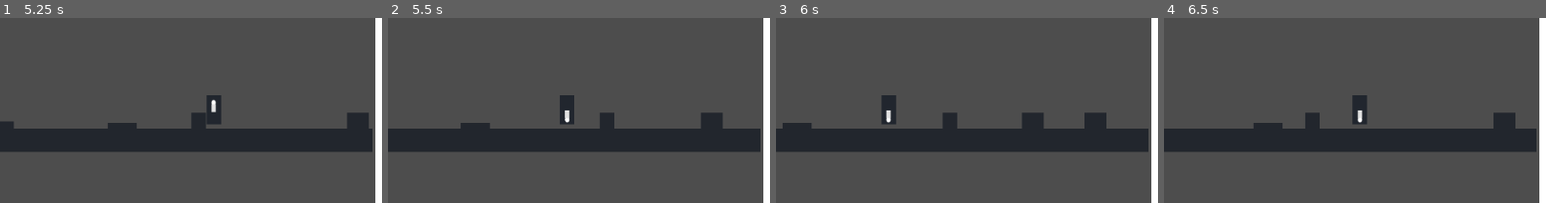
Above: before the commit, frames 1-4 (left to right).
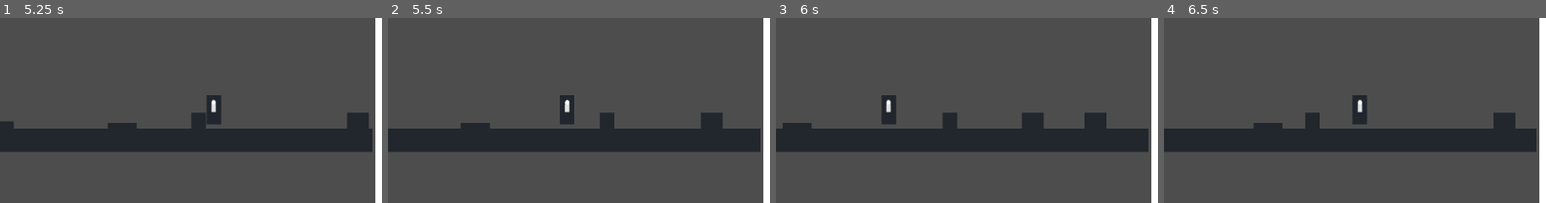
Above: after the commit, the same moments.

Repository: lindenzheng/orthogonal
Game: Godot game, scene res://scenes/game.tscn
Same seed, same stepped clock (60 frames per second), same inputs: the game is played once before the commit and once after it.
Inputs:
- Up to frame 1 (5.25 s): hold D (p1_move_right) 0.53-2.03 s; tap W (p1_interact) at 0.6, 1.55, 2.1, 3.05, 3.6, 4.55, 5.1 s; tap Up (p2_interact) at 0.8, 1.35, 2.3, 2.85, 3.8, 4.35 s; hold A (p1_move_left) 2.03-2.78 s; hold D (p1_move_right) 2.78-4.28 s; hold A (p1_move_left) 4.28-5.03 s; hold D (p1_move_right) from 5.03 s (still down)
- Up to frame 2 (5.5 s): keep holding D (p1_move_right); tap Up (p2_interact) at 5.3 s
- Up to frame 3 (6 s): release D (p1_move_right) at 5.78 s; hold A (p1_move_left) from 5.78 s (still down); tap Up (p2_interact) at 5.85 s
- Up to frame 4 (6.5 s): keep holding A (p1_move_left); tap W (p1_interact) at 6.05 s
The pictures show only the part of the screen within x 0-50%, y 22-72%; the shares and areas given below are measured in that part.

Frame 1 is identical in both runs. In frame 2, 0.1% of the frame differs, in the area x 46-48%, y 43-57%; in frame 3, 0.2%, in the area x 28-31%, y 43-57%; in frame 4, 0.2%.

Commit message:
Fix lever bug, add controls in README.md

Diff:
--- a/scripts/box.gd
+++ /dev/null
@@ -1 +0,0 @@
-extends StaticBody2D
--- a/scripts/button.gd
+++ b/scripts/button.gd
@@ -31,10 +31,6 @@
 	sprite_normal.visible = not is_pressed
 	sprite_pressed.visible = is_pressed
 
-#func _toggle_sprite_visibility():
-	#sprite_normal.visible = !sprite_normal.visible
-	#sprite_pressed.visible = !sprite_pressed.visible
-
 func _on_Area2D_body_exited(body):
 	objects_touching -= 1
 	#print(body.name + " exited the button") # Debug
--- a/scripts/lever.gd
+++ b/scripts/lever.gd
@@ -2,7 +2,8 @@
 
 @onready var sprite_normal = $CollisionShape2D/Lever  # The normal sprite
 @onready var sprite_pressed = $CollisionShape2D/LeverSwitched  # The sprite for the pressed state
-var character_in_range = false
+var players_in_range = {}
+var is_pressed = false
 
 func _ready():
 	# Ensure the pressed sprite is hidden at the start
@@ -11,20 +12,25 @@
 # Called when the node enters the area
 func _on_Button_body_entered(body):
 	if body.is_in_group("player"):
-		character_in_range = true
+		players_in_range[body.get_instance_id()] = body
 
 # Called when the node exits the area
 func _on_Area2D_body_exited(body):
 	if body.is_in_group("player"):
-		character_in_range = false
+		players_in_range.erase(body.get_instance_id())
 
 func _process(_delta):
-	if character_in_range and (Input.is_action_just_pressed("p1_interact") or Input.is_action_just_pressed("p2_interact")):
-		_press_lever()
+	if players_in_range.size() > 0:
+		for player_id in players_in_range.keys():
+			var player = players_in_range[player_id]
+			if ((Input.is_action_just_pressed("p1_interact") and player.name == "Player1") or (Input.is_action_just_pressed("p2_interact") and player.name == "Player2")) and not is_pressed:
+				_press_lever()
 
 func _press_lever():
-	print("Lever pressed!") # Debug
+	is_pressed = true
+	print("Lever pressed by ", players_in_range.keys()[0]) # Debug to show which player pressed
 	await _animate_scale(sprite_pressed, Vector2(0.25, 0.25), Vector2(0.25, 0.25))
+	is_pressed = false
 
 func _animate_scale(sprite, start_scale, end_scale):
 	var tween = get_tree().create_tween()
--- a/scripts/player.gd
+++ b/scripts/player.gd
@@ -21,7 +21,6 @@
 		#velocity.y = JUMP_VELOCITY
 
 	# Get the input direction and handle the movement/deceleration.
-	# As good practice, you should replace UI actions with custom gameplay actions.
 	var direction := Input.get_action_strength(controls.move_right) - Input.get_action_strength(controls.move_left)
 	if direction:
 		velocity.x = direction * SPEED
Not shown, removed: scripts/box.gd.uid
Not shown, changed: README.md
